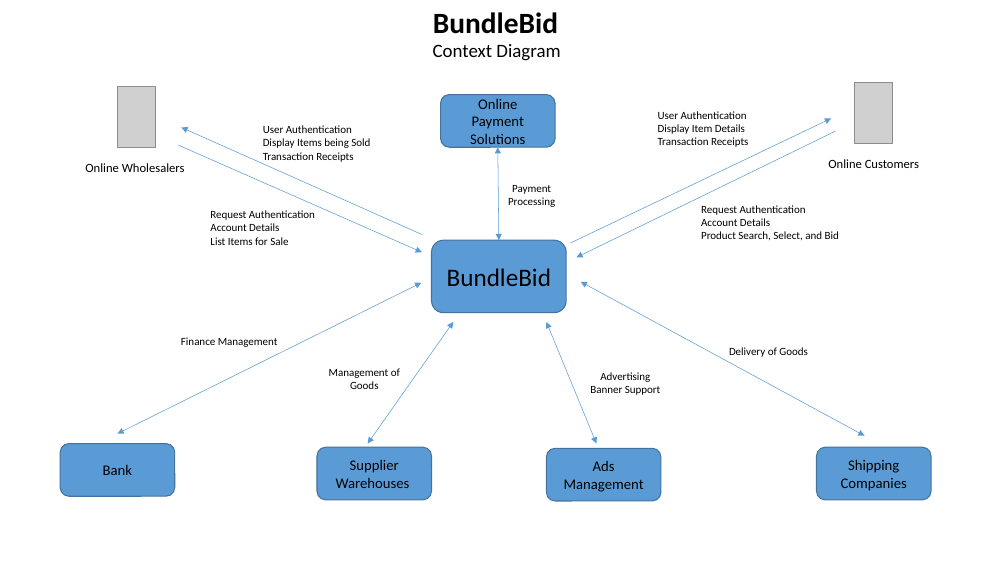
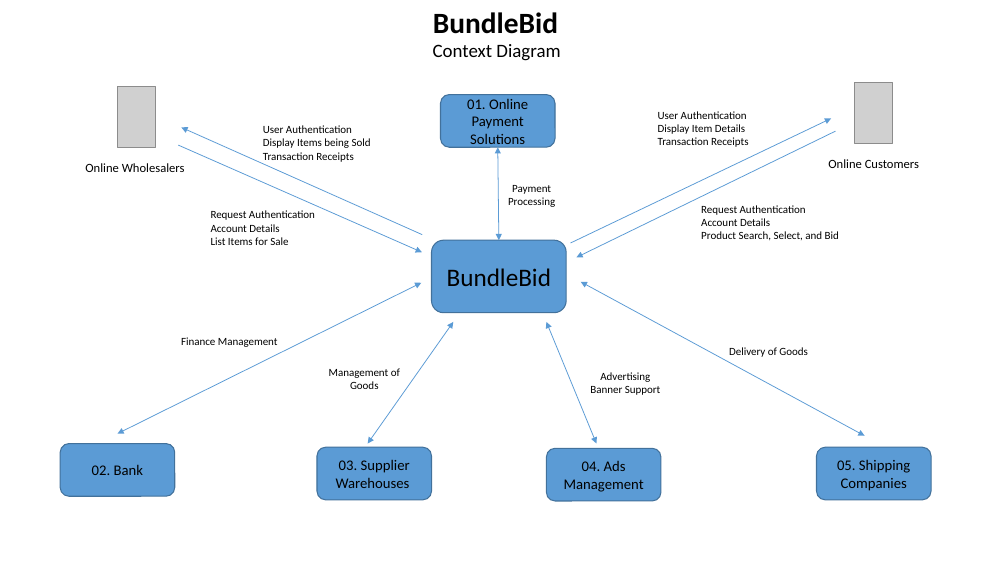
Before and after one commit to scottsun17/BundleBid, a slide deck: slide 1 of BusinessDocuments/_W4_ Context Diagram.pptx (slide 2 before the commit). Drawn at 1008x567 pixels with LibreOffice and Linux fonts; fonts in the diff are those of the drawing; grey boxes stand for pictures. Boxes give left, top, right and bottom in pixels: in the first picture for what was removed or moved away, otherwise in the second. Text is boxed around its words. In the diff, an @@ line names an element or a change of style, - is before the commit and + after.

```diff
--- a/BusinessDocuments/_W4_ Context Diagram.pptx
+++ b/BusinessDocuments/_W4_ Context Diagram.pptx
@@ text in rounded rectangle at <box>467,99,528,148</box>: text changed @@
-Online Payment Solutions
+01. Online Payment Solutions
@@ arrow (571, 243) - (831, 119): stroke #5B9BD5 0.5 pt to #5B9BD5 0.75 pt @@
@@ arrow (178, 145) - (422, 253): stroke #5B9BD5 0.5 pt to #5B9BD5 0.75 pt @@
@@ arrow (422, 234) - (181, 128): stroke #5B9BD5 0.5 pt to #5B9BD5 0.75 pt @@
@@ double arrow (498, 147) - (499, 240): stroke #5B9BD5 0.5 pt to #5B9BD5 0.75 pt @@
@@ arrow (836, 131) - (576, 258): stroke #5B9BD5 0.5 pt to #5B9BD5 0.75 pt @@
@@ double arrow (421, 283) - (117, 434): stroke #5B9BD5 0.5 pt to #5B9BD5 0.75 pt @@
@@ double arrow (581, 282) - (865, 436): stroke #5B9BD5 0.5 pt to #5B9BD5 0.75 pt @@
@@ double arrow (454, 322) - (368, 444): stroke #5B9BD5 0.5 pt to #5B9BD5 0.75 pt @@
@@ double arrow (547, 322) - (597, 444): stroke #5B9BD5 0.5 pt to #5B9BD5 0.75 pt @@
@@ outline #43739E 1 pt to #42719B 1 pt; proportions changed in 5 elements at <box>441,95,556,147</box>, <box>547,448,662,501</box>, <box>817,447,932,500</box>, <box>317,447,432,500</box>, <box>60,444,175,497</box> @@
@@ text in rounded rectangle at <box>92,465,143,475</box>: text changed @@
-Bank
+02. Bank
@@ text in rounded rectangle at <box>336,460,410,488</box>: text changed @@
-Supplier Warehouses
+03. Supplier Warehouses
@@ text in rounded rectangle at <box>564,461,644,492</box>: text changed @@
-Ads Management
+04. Ads Management
@@ text in rounded rectangle at <box>837,460,910,491</box>: text changed @@
-Shipping Companies
+05. Shipping Companies
```
Also in this commit, not shown: 1 other slide changed, 1 slide removed, 7 other files.
